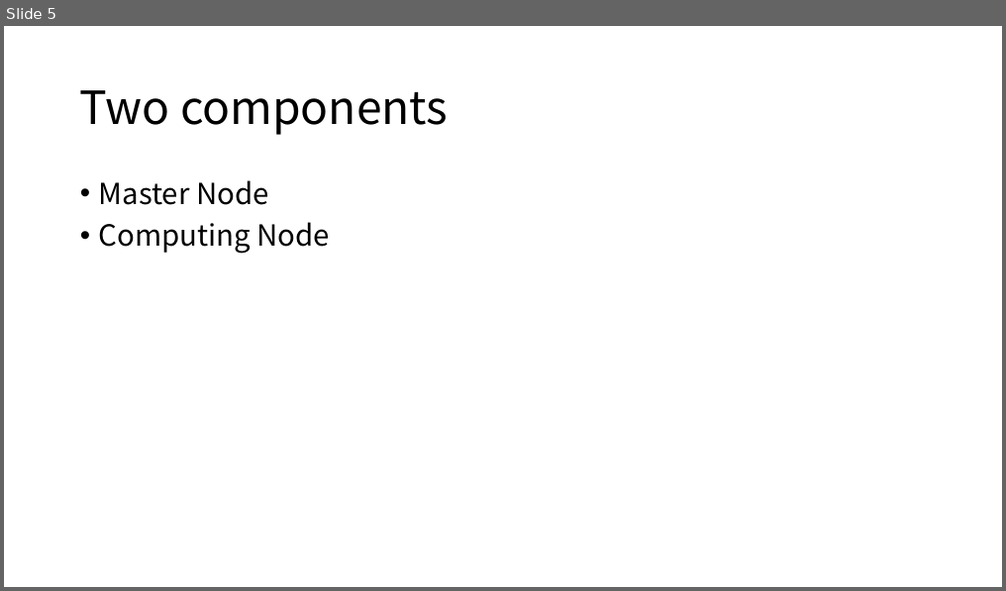
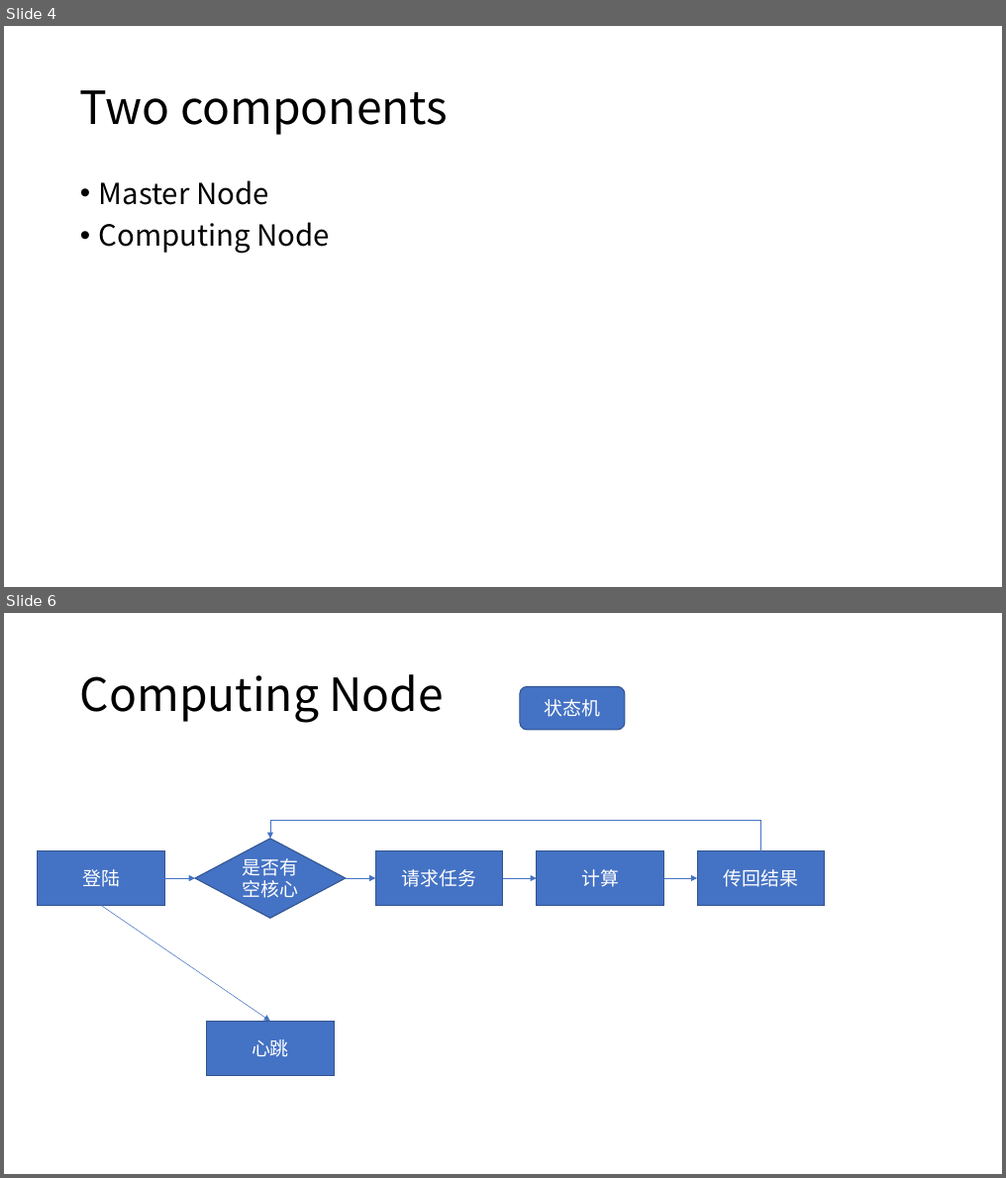
Before and after one commit to jstzwj/Mocores, a slide deck: design/first week plan.pptx. Shown one above the other, each under a label of ours: slide 5 before the commit, slides 4 and 6 after it; the slides between them are not shown. The pictures are 1006x591 and 1006x1178 pixels, drawn with LibreOffice and Linux fonts; fonts in the diff are those of the drawing. Boxes give left, top, right and bottom in pixels: in the first picture for what was removed or moved away, otherwise in the second. Text is boxed around its words. In the diff, an @@ line names an element or a change of style, - is before the commit and + after.

```diff
--- a/design/first week plan.pptx
+++ b/design/first week plan.pptx
@@ slide 6 added at [4,613,1002,1174], background #FFFFFF @@
@@ title added at [80,674,444,723], 44 pt, text #000000 @@
+Computing Node
@@ rounded rectangle added at [520,686,625,730], fill #4472C4, outline #325491 1 pt, 18 pt, text #FFFFFF @@
+状态机
@@ elbow arrow added from (761, 851) to (270, 839), #4472C4 0.5 pt @@
@@ diamond added at [195,839,346,918], fill #4472C4, outline #325491 1 pt, 18 pt, text #FFFFFF @@
+是否有空核心
@@ rectangle added at [38,851,165,906], fill #4472C4, outline #325491 1 pt, 18 pt, text #FFFFFF @@
+登陆
@@ arrow added from (165, 878) to (195, 878), #4472C4 0.5 pt @@
@@ arrow added from (346, 878) to (376, 878), #4472C4 0.5 pt @@
@@ rectangle added at [376,851,503,906], fill #4472C4, outline #325491 1 pt, 18 pt, text #FFFFFF @@
+请求任务
@@ arrow added from (503, 878) to (537, 878), #4472C4 0.5 pt @@
@@ rectangle added at [537,851,663,906], fill #4472C4, outline #325491 1 pt, 18 pt, text #FFFFFF @@
+计算
@@ arrow added from (663, 878) to (697, 878), #4472C4 0.5 pt @@
@@ rectangle added at [697,851,825,906], fill #4472C4, outline #325491 1 pt, 18 pt, text #FFFFFF @@
+传回结果
@@ arrow added from (101, 906) to (270, 1021), #4472C4 0.5 pt @@
@@ rectangle added at [207,1021,334,1075], fill #4472C4, outline #325491 1 pt, 18 pt, text #FFFFFF @@
+心跳
@@ what was slide 5 is now slide 4 @@
```
Also in this commit, not shown: 2 other slides added, 2 slides removed, 6 other files.
